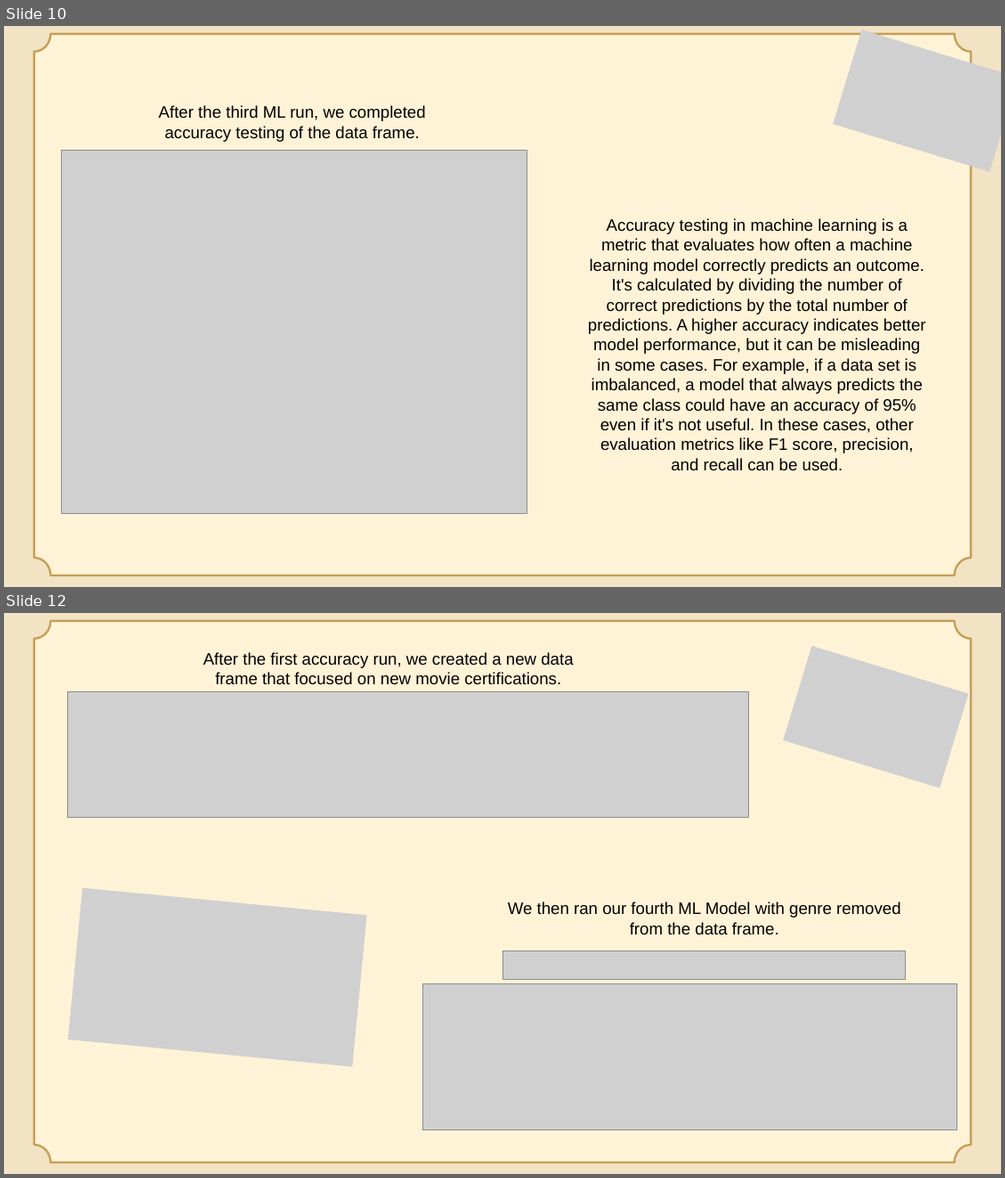
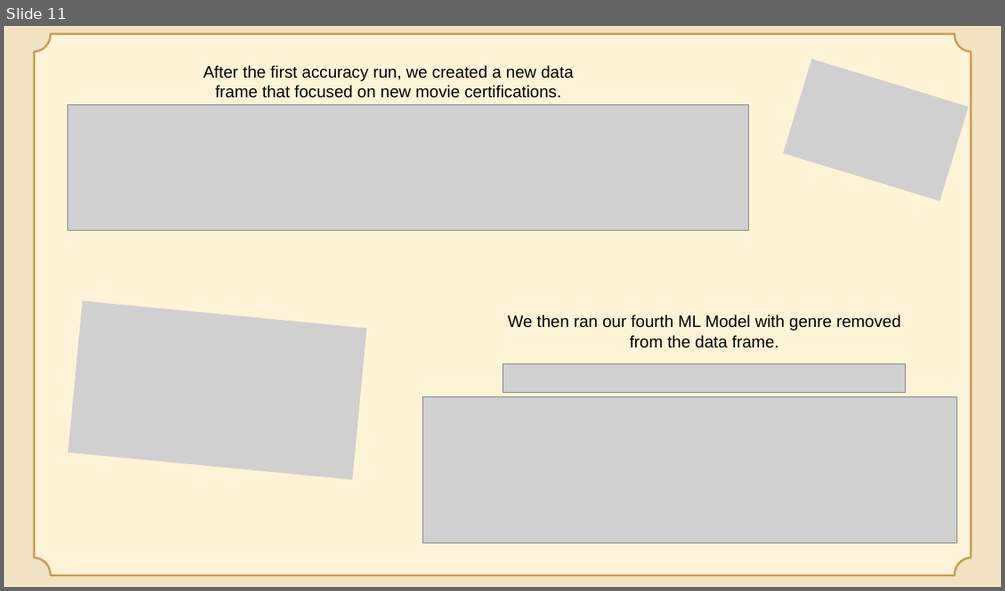
Before and after one commit to melissaa06/Four_Real_Productions, a slide deck: 4Reel Productions.pptx. Shown one above the other, each under a label of ours: slides 10 and 12 before the commit, slide 11 after it; the slides between them are not shown. The pictures are 1005x1178 and 1005x591 pixels, drawn with LibreOffice and Linux fonts; fonts in the diff are those of the drawing; grey boxes stand for pictures. Boxes give left, top, right and bottom in pixels: in the first picture for what was removed or moved away, otherwise in the second. Text is boxed around its words. In the diff, an @@ line names an element or a change of style, - is before the commit and + after.

```diff
--- a/4Reel Productions.pptx
+++ b/4Reel Productions.pptx
@@ slide 10 removed at box(4, 26, 1001, 587), background #F1E3C3 @@
@@ freeform shape removed at box(34, 34, 971, 575) @@
@@ picture removed at box(833, 30, 1001, 172) @@
@@ text removed at box(159, 105, 426, 142) @@
-After the third ML run, we completed accuracy testing of the data frame.
@@ picture removed at box(61, 150, 526, 514) @@
@@ text removed at box(588, 218, 926, 471) @@
-Accuracy testing in machine learning is a metric that evaluates how often a machine learning model correctly predicts an outcome. It's calculated by dividing the number of correct predictions by the total number of predictions. A higher accuracy indicates better model performance, but it can be misleading in some cases. For example, if a data set is imbalanced, a model that always predicts the same class could have an accuracy of 95% even if it's not useful. In these cases, other evaluation metrics like F1 score, precision, and recall can be used.
@@ what was slide 12 is now slide 11 @@
```
Also in this commit, not shown: 1 slide changed.
